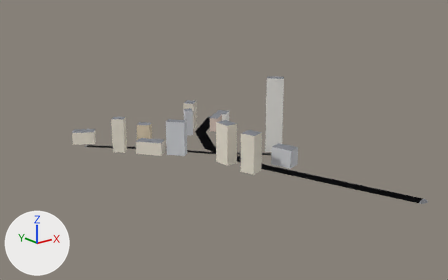
A saved change to the glTF model apps/client/public/cities/moscow_synth/tiles/-2_2.glb.
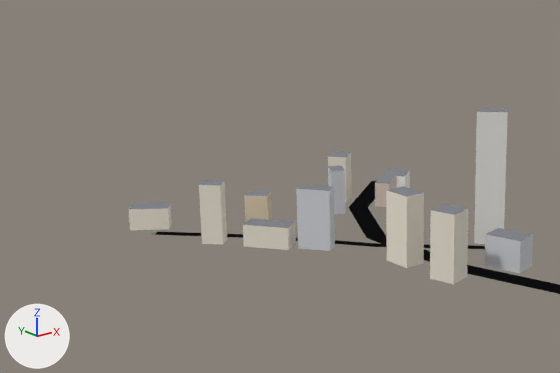
Each version is shown whole from a 50 mm camera at (-877.0, -1288.0, 264.0) aimed at (-426.0, -723.0, 38.0), then close up on the part from 0% to 70% of the width and 6% to 80% of the height. Arrows for +X, +Y and +Z are at lower left; the lights stay in place. The first two pictures are the older version. Vertices at exactly the same position are counted once.
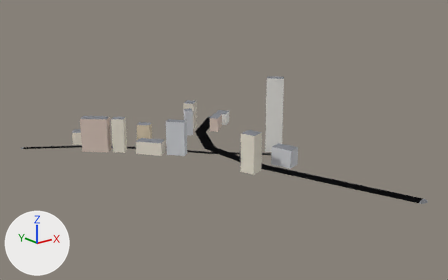
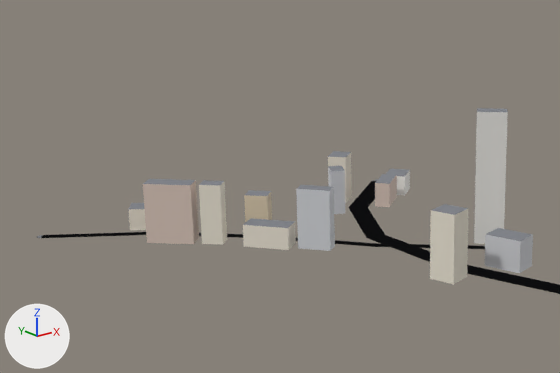
The newer file is also turned or shifted as a whole; pictures and numbers use the older file's frame.

What differs and where, as boxes (x1, y1, x2, y2) in the close-ups (560 x 373 px):
'Mesh_0', reshaped
    before: (129, 108, 560, 294)
    after: (37, 108, 560, 294)
part 1 of me_mesh_0, deleted
    before: (386, 186, 424, 268)
part 2 of me_mesh_0, built on
    before: (155, 232, 243, 238)
    after: (41, 179, 243, 244)

What the commit changed:
me_mesh_0 is used by ob_mesh_0; location (0.0, 0.0, 0.0).
me_mesh_0 had 166 vertices, 184 faces and spanned x -527.0..-279.0, y -941.0..-499.0, z 0.0..100.0.
me_mesh_0 now has 168 vertices, 186 faces and spans x -590.0..-279.0, y -941.0..-482.0, z 0.0..100.0.
me_mesh_0 part 1: the loose piece of 8 vertices spanning x -414.0..-398.0, y -715.0..-693.0, z 0.0..52.0 is deleted.
Part 2, on me_mesh_0:
1 vertex is removed from x -517.0, y -536.0, z 0.0.
2 faces are deleted.
11 vertices are added at x -589.0..-494.0, y -575.0..-483.0, z 0.0..46.0.
4 new faces join them, mat_road.
8 new faces join them, mat_facade.
2 new faces join them, mat_roof.
Other edits to the shape of me_mesh_0 do not show in these pictures.
